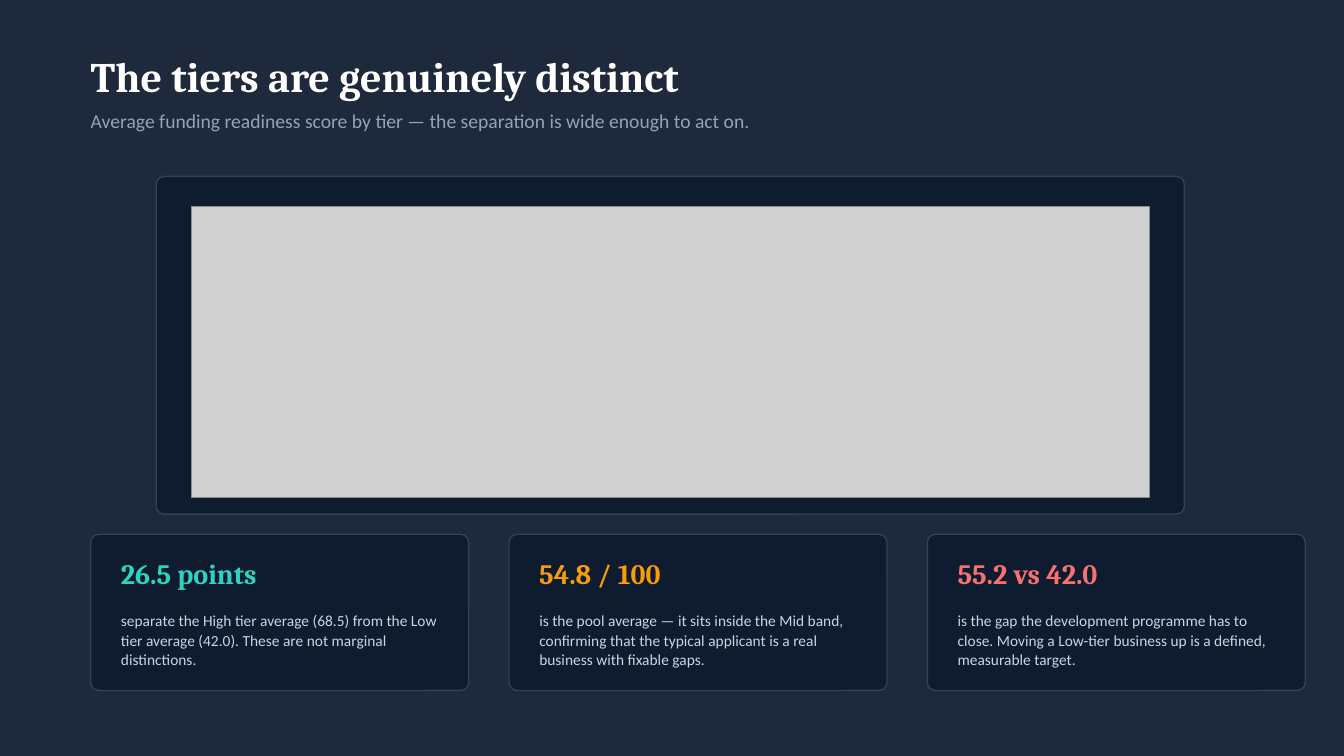
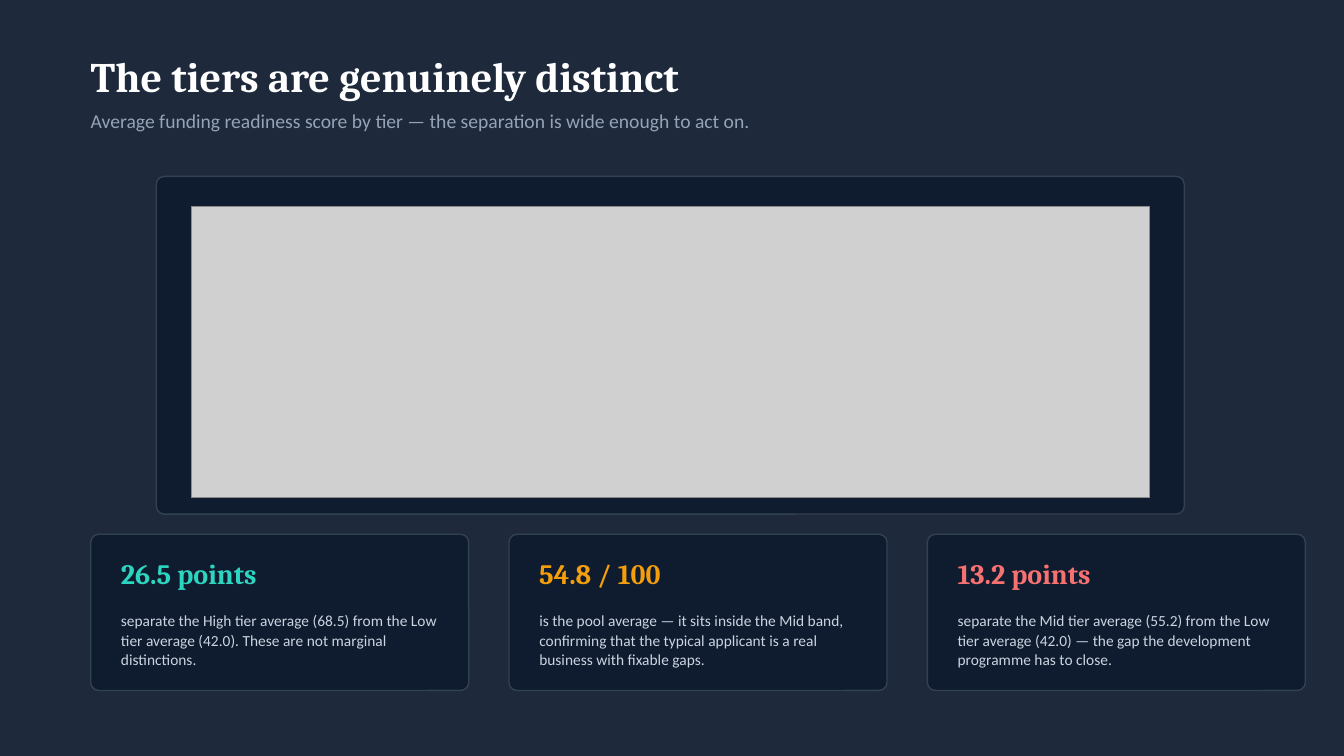
Before and after one commit to MainDevWork/SME_Capital_Funding_Optimization, a slide deck: slide 5 of Documents/Reports/Insights_&_Actionable_Decisions.pptx. Drawn at 1344x756 pixels with LibreOffice and Linux fonts; fonts in the diff are those of the drawing; grey boxes stand for pictures. Boxes give left, top, right and bottom in pixels: in the first picture for what was removed or moved away, otherwise in the second. Text is boxed around its words. In the diff, an @@ line names an element or a change of style, - is before the commit and + after.

```diff
--- a/Documents/Reports/Insights_&_Actionable_Decisions.pptx
+++ b/Documents/Reports/Insights_&_Actionable_Decisions.pptx
@@ text at (958, 564, 1090, 590): text changed @@
-55.2 vs 42.0
+13.2 points
@@ text at (958, 615, 1270, 668): text changed @@
-is the gap the development programme has to close. Moving a Low-tier business up is a defined, measurable target.
+separate the Mid tier average (55.2) from the Low tier average (42.0) — the gap the development programme has to close.
```
Also in this commit, not shown: 8 other slides changed, 2 other files.
